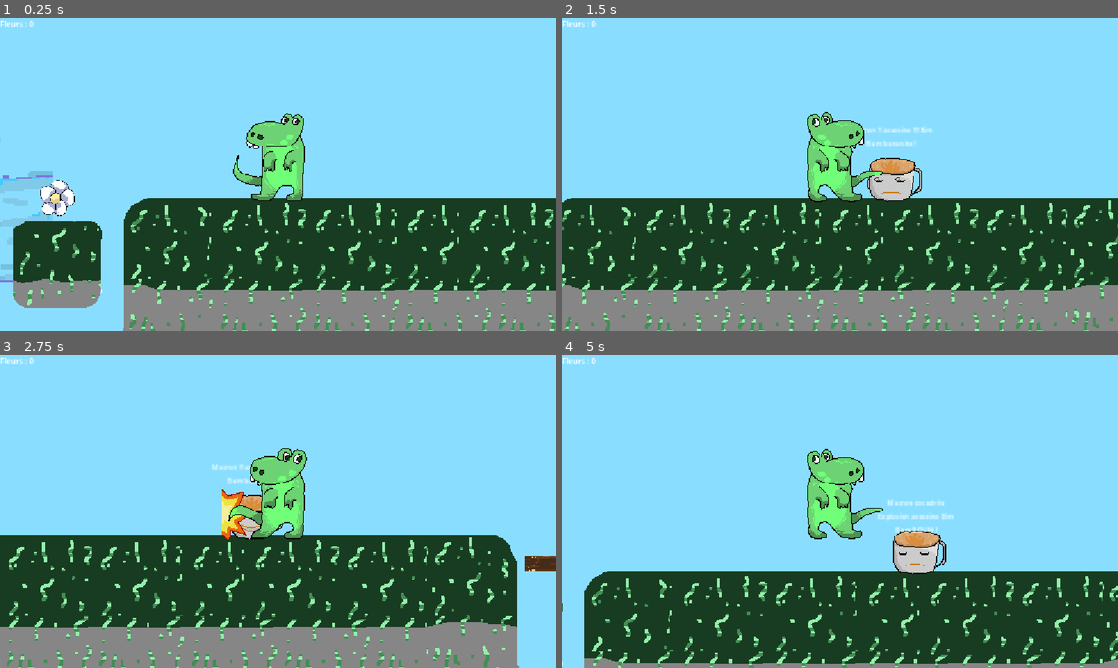
Above: before the commit, frames 1-4 (two rows, left to right).
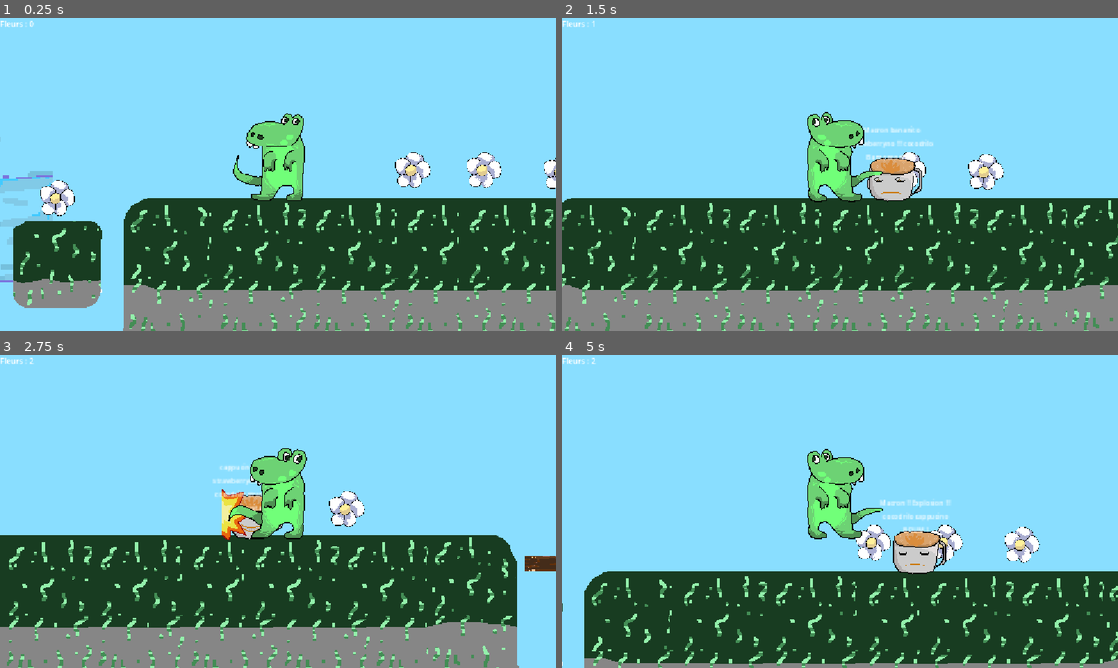
Above: after the commit, the same moments.

Repository: Tchetchouille/Chaos-Jam
Game: Godot game, scene res://platformer/main(mei).tscn
Same seed, same stepped clock (60 frames per second), same inputs: the game is played once before the commit and once after it. This scene is started directly instead of the project's main scene.
Inputs (mouse positions are in pixels of both pictures, inside the frame that each line leads up to):
- Up to frame 1 (0.25 s): no input
- Up to frame 2 (1.5 s): tap Enter (ui_accept) at 0.5, 0.77 s; move the mouse to (595, 33) at 0.52 s; hold V 0.53-1.28 s; hold Right (ui_right) from 0.53 s (still down); click (595, 33) at 0.67 s; move the mouse to (728, 190) at 1.27 s; tap V at 1.35 s
- Up to frame 3 (2.75 s): tap Enter (ui_accept) at 1.52 s; move the mouse to (333, 442) at 2.02 s; release Right (ui_right) at 2.03 s; hold Left (ui_left) from 2.03 s (still down); hold V from 2.03 s (still down)
- Up to frame 4 (5 s): move the mouse to (812, 574) at 2.77 s; release Left (ui_left) at 2.78 s; release V at 2.78 s; hold Right (ui_right) 2.78-3.5 s; tap V at 2.85 s; click (812, 574) at 2.92 s; tap Enter (ui_accept) at 3.02, 4.52 s; click "Go !" at 3.5 s; move the mouse to (1006, 558) at 4.27 s; hold Right (ui_right) from 4.28 s (still down); hold V from 4.28 s (still down)

The runs differ from the first frame. In frame 1, 1.2% of the frame differs, in the area x 71-100%, y 42-55%; in frame 2, 1.0%; in frame 3, 0.8%; in frame 4, 1.6%, in the area x 5-86%, y 1-67%.

Commit message:
blblbl

Diff:
--- a/chaos-aaaaaaaaaaaaaaaaaaaah/platformer/main(mei).tscn
+++ b/chaos-aaaaaaaaaaaaaaaaaaaah/platformer/main(mei).tscn
@@ -9,13 +9,16 @@
 [ext_resource type="Texture2D" uid="uid://c2h4aerrjxq43" path="res://assets/éléments autres/platform_through.png" id="6_x6y6t"]
 [ext_resource type="PackedScene" uid="uid://q202rr2v34pt" path="res://platformer/player.tscn" id="7_jcepq"]
 [ext_resource type="Texture2D" uid="uid://cr32mop1xr5wt" path="res://assets/tileset/tileset_foncé.png" id="7_m5x68"]
-[ext_resource type="PackedScene" path="res://platformer/flower.tscn" id="8_m5x68"]
+[ext_resource type="PackedScene" uid="uid://c2d5phnpa07we" path="res://platformer/flower.tscn" id="8_m5x68"]
 [ext_resource type="PackedScene" uid="uid://7ksnaclv1ne6" path="res://ennemies/capuccino_ennemy.tscn" id="9_4l00c"]
 [ext_resource type="Texture2D" uid="uid://o2mnn6rcbq84" path="res://assets/tileset/platform_through2.png" id="9_g57wg"]
 [ext_resource type="Texture2D" uid="uid://nv4a62qq232h" path="res://assets/éléments autres/cloud1.png" id="11_h81ds"]
 [ext_resource type="Texture2D" uid="uid://v6ihgnr5njat" path="res://assets/éléments autres/cloud2.png" id="12_fkwi2"]
 [ext_resource type="Texture2D" uid="uid://bqklacdeq8egw" path="res://assets/éléments autres/cloud3.png" id="13_fkwi2"]
-[ext_resource type="Script" uid="uid://8jpj6bs0rklr" path="res://platformer/currency_display.gd" id="16_m5x68"]
+[ext_resource type="Script" path="res://platformer/currency_display.gd" id="16_m5x68"]
+[ext_resource type="Texture2D" uid="uid://bp5kv6vkwage" path="res://assets/éléments autres/fish_2.png" id="16_ttkid"]
+[ext_resource type="Texture2D" uid="uid://cax77acvx1wet" path="res://assets/éléments autres/fish_1.png" id="17_23pxe"]
+[ext_resource type="Texture2D" uid="uid://b57hodlknk4nt" path="res://assets/éléments autres/fish_3.png" id="18_cya7w"]
 
 [sub_resource type="TileSetAtlasSource" id="TileSetAtlasSource_kjevp"]
 texture = ExtResource("2_ife05")
@@ -3973,6 +3976,310 @@
 &"cloud10": SubResource("Animation_wbc8y")
 }
 
+[sub_resource type="Animation" id="Animation_pturg"]
+length = 0.001
+tracks/0/type = "value"
+tracks/0/imported = false
+tracks/0/enabled = true
+tracks/0/path = NodePath(".:position")
+tracks/0/interp = 1
+tracks/0/loop_wrap = true
+tracks/0/keys = {
+"times": PackedFloat32Array(0),
+"transitions": PackedFloat32Array(1),
+"update": 0,
+"values": [Vector2(-9647, 509)]
+}
+
+[sub_resource type="Animation" id="Animation_jlhs5"]
+resource_name = "fish_3"
+length = 20.0
+loop_mode = 2
+tracks/0/type = "value"
+tracks/0/imported = false
+tracks/0/enabled = true
+tracks/0/path = NodePath(".:position")
+tracks/0/interp = 1
+tracks/0/loop_wrap = true
+tracks/0/keys = {
+"times": PackedFloat32Array(0, 19.933332),
+"transitions": PackedFloat32Array(1, 1),
+"update": 0,
+"values": [Vector2(-9647, 509), Vector2(-9647, 58)]
+}
+
+[sub_resource type="AnimationLibrary" id="AnimationLibrary_30mfy"]
+_data = {
+&"RESET": SubResource("Animation_pturg"),
+&"fish_3": SubResource("Animation_jlhs5")
+}
+
+[sub_resource type="Animation" id="Animation_dtgyb"]
+length = 0.001
+tracks/0/type = "value"
+tracks/0/imported = false
+tracks/0/enabled = true
+tracks/0/path = NodePath(".:position")
+tracks/0/interp = 1
+tracks/0/loop_wrap = true
+tracks/0/keys = {
+"times": PackedFloat32Array(0),
+"transitions": PackedFloat32Array(1),
+"update": 0,
+"values": [Vector2(-3811, 1570)]
+}
+
+[sub_resource type="Animation" id="Animation_u3ata"]
+resource_name = "fish_1"
+length = 300.0
+loop_mode = 1
+tracks/0/type = "value"
+tracks/0/imported = false
+tracks/0/enabled = true
+tracks/0/path = NodePath(".:position")
+tracks/0/interp = 1
+tracks/0/loop_wrap = true
+tracks/0/keys = {
+"times": PackedFloat32Array(0, 299.93332),
+"transitions": PackedFloat32Array(1, 1),
+"update": 0,
+"values": [Vector2(-3811, 1570), Vector2(6360, 1570)]
+}
+
+[sub_resource type="AnimationLibrary" id="AnimationLibrary_0jgr0"]
+_data = {
+&"RESET": SubResource("Animation_dtgyb"),
+&"fish_1": SubResource("Animation_u3ata")
+}
+
+[sub_resource type="Animation" id="Animation_3gs8j"]
+length = 0.001
+tracks/0/type = "value"
+tracks/0/imported = false
+tracks/0/enabled = true
+tracks/0/path = NodePath(".:position")
+tracks/0/interp = 1
+tracks/0/loop_wrap = true
+tracks/0/keys = {
+"times": PackedFloat32Array(0),
+"transitions": PackedFloat32Array(1),
+"update": 0,
+"values": [Vector2(6429, 1459)]
+}
+
+[sub_resource type="Animation" id="Animation_hfc5i"]
+resource_name = "fish_2"
+length = 400.0
+loop_mode = 1
+tracks/0/type = "value"
+tracks/0/imported = false
+tracks/0/enabled = true
+tracks/0/path = NodePath(".:position")
+tracks/0/interp = 1
+tracks/0/loop_wrap = true
+tracks/0/keys = {
+"times": PackedFloat32Array(0, 400),
+"transitions": PackedFloat32Array(1, 1),
+"update": 0,
+"values": [Vector2(6429, 1459), Vector2(-3811, 1459)]
+}
+
+[sub_resource type="AnimationLibrary" id="AnimationLibrary_alfdf"]
+_data = {
+&"RESET": SubResource("Animation_3gs8j"),
+&"fish_2": SubResource("Animation_hfc5i")
+}
+
+[sub_resource type="Animation" id="Animation_4ynax"]
+length = 0.001
+tracks/0/type = "value"
+tracks/0/imported = false
+tracks/0/enabled = true
+tracks/0/path = NodePath(".:position")
+tracks/0/interp = 1
+tracks/0/loop_wrap = true
+tracks/0/keys = {
+"times": PackedFloat32Array(0),
+"transitions": PackedFloat32Array(1),
+"update": 0,
+"values": [Vector2(-1845, 1797)]
+}
+
+[sub_resource type="Animation" id="Animation_j7wel"]
+resource_name = "fish_4"
+length = 20.0
+loop_mode = 2
+tracks/0/type = "value"
+tracks/0/imported = false
+tracks/0/enabled = true
+tracks/0/path = NodePath(".:position")
+tracks/0/interp = 1
+tracks/0/loop_wrap = true
+tracks/0/keys = {
+"times": PackedFloat32Array(0, 19.9),
+"transitions": PackedFloat32Array(1, 1),
+"update": 0,
+"values": [Vector2(-1845, 1797), Vector2(-1845, 1452)]
+}
+
+[sub_resource type="AnimationLibrary" id="AnimationLibrary_edkab"]
+_data = {
+&"RESET": SubResource("Animation_4ynax"),
+&"fish_4": SubResource("Animation_j7wel")
+}
+
+[sub_resource type="Animation" id="Animation_o2d1h"]
+length = 0.001
+tracks/0/type = "value"
+tracks/0/imported = false
+tracks/0/enabled = true
+tracks/0/path = NodePath(".:position")
+tracks/0/interp = 1
+tracks/0/loop_wrap = true
+tracks/0/keys = {
+"times": PackedFloat32Array(0),
+"transitions": PackedFloat32Array(1),
+"update": 0,
+"values": [Vector2(-582, 1901)]
+}
+
+[sub_resource type="Animation" id="Animation_e7kci"]
+resource_name = "fish_5"
+length = 40.0
+loop_mode = 2
+tracks/0/type = "value"
+tracks/0/imported = false
+tracks/0/enabled = true
+tracks/0/path = NodePath(".:position")
+tracks/0/interp = 1
+tracks/0/loop_wrap = true
+tracks/0/keys = {
+"times": PackedFloat32Array(0, 39.89),
+"transitions": PackedFloat32Array(1, 1),
+"update": 0,
+"values": [Vector2(-582, 1901), Vector2(-582, 1435)]
+}
+
+[sub_resource type="AnimationLibrary" id="AnimationLibrary_toyff"]
+_data = {
+&"RESET": SubResource("Animation_o2d1h"),
+&"fish_5": SubResource("Animation_e7kci")
+}
+
+[sub_resource type="Animation" id="Animation_dnxux"]
+length = 0.001
+tracks/0/type = "value"
+tracks/0/imported = false
+tracks/0/enabled = true
+tracks/0/path = NodePath(".:position")
+tracks/0/interp = 1
+tracks/0/loop_wrap = true
+tracks/0/keys = {
+"times": PackedFloat32Array(0),
+"transitions": PackedFloat32Array(1),
+"update": 0,
+"values": [Vector2(853, 1533)]
+}
+
+[sub_resource type="Animation" id="Animation_x2v40"]
+resource_name = "fish6"
+length = 20.0
+loop_mode = 1
+tracks/0/type = "value"
+tracks/0/imported = false
+tracks/0/enabled = true
+tracks/0/path = NodePath(".:position")
+tracks/0/interp = 1
+tracks/0/loop_wrap = true
+tracks/0/keys = {
+"times": PackedFloat32Array(0, 19.95),
+"transitions": PackedFloat32Array(1, 1),
+"update": 0,
+"values": [Vector2(853, 1533), Vector2(-3581, 1533)]
+}
+
+[sub_resource type="AnimationLibrary" id="AnimationLibrary_ykjdy"]
+_data = {
+&"RESET": SubResource("Animation_dnxux"),
+&"fish6": SubResource("Animation_x2v40")
+}
+
+[sub_resource type="Animation" id="Animation_0jgr0"]
+length = 0.001
+tracks/0/type = "value"
+tracks/0/imported = false
+tracks/0/enabled = true
+tracks/0/path = NodePath(".:position")
+tracks/0/interp = 1
+tracks/0/loop_wrap = true
+tracks/0/keys = {
+"times": PackedFloat32Array(0),
+"transitions": PackedFloat32Array(1),
+"update": 0,
+"values": [Vector2(1044, 1636)]
+}
+
+[sub_resource type="Animation" id="Animation_alfdf"]
+resource_name = "fish7"
+length = 30.0
+loop_mode = 1
+tracks/0/type = "value"
+tracks/0/imported = false
+tracks/0/enabled = true
+tracks/0/path = NodePath(".:position")
+tracks/0/interp = 1
+tracks/0/loop_wrap = true
+tracks/0/keys = {
+"times": PackedFloat32Array(0, 29.93),
+"transitions": PackedFloat32Array(1, 1),
+"update": 0,
+"values": [Vector2(1044, 1636), Vector2(5603, 1636)]
+}
+
+[sub_resource type="AnimationLibrary" id="AnimationLibrary_4ynax"]
+_data = {
+&"RESET": SubResource("Animation_0jgr0"),
+&"fish7": SubResource("Animation_alfdf")
+}
+
+[sub_resource type="Animation" id="Animation_edkab"]
+length = 0.001
+tracks/0/type = "value"
+tracks/0/imported = false
+tracks/0/enabled = true
+tracks/0/path = NodePath(".:position")
+tracks/0/interp = 1
+tracks/0/loop_wrap = true
+tracks/0/keys = {
+"times": PackedFloat32Array(0),
+"transitions": PackedFloat32Array(1),
+"update": 0,
+"values": [Vector2(2808, 1924)]
+}
+
+[sub_resource type="Animation" id="Animation_toyff"]
+resource_name = "fish9"
+length = 40.0
+loop_mode = 2
+tracks/0/type = "value"
+tracks/0/imported = false
+tracks/0/enabled = true
+tracks/0/path = NodePath(".:position")
+tracks/0/interp = 1
+tracks/0/loop_wrap = true
+tracks/0/keys = {
+"times": PackedFloat32Array(0, 39.910004),
+"transitions": PackedFloat32Array(1, 1),
+"update": 0,
+"values": [Vector2(2808, 1924), Vector2(2808, 1427)]
+}
+
+[sub_resource type="AnimationLibrary" id="AnimationLibrary_dnxux"]
+_data = {
+&"RESET": SubResource("Animation_edkab"),
+&"fish9": SubResource("Animation_toyff")
+}
+
 [sub_resource type="WorldBoundaryShape2D" id="WorldBoundaryShape2D_x6y6t"]
 normal = Vector2(-1, 0)
 
@@ -4373,6 +4680,153 @@
 
 [node name="flower121" parent="flowers" unique_id=1923083811 instance=ExtResource("8_m5x68")]
 position = Vector2(5276, 1075)
+
+[node name="flower122" parent="flowers" unique_id=619713150 instance=ExtResource("8_m5x68")]
+position = Vector2(138, -19)
+
+[node name="flower123" parent="flowers" unique_id=1461584750 instance=ExtResource("8_m5x68")]
+position = Vector2(212, -19)
+
+[node name="flower124" parent="flowers" unique_id=1884135899 instance=ExtResource("8_m5x68")]
+position = Vector2(292, -17)
+
+[node name="flower125" parent="flowers" unique_id=1077937709 instance=ExtResource("8_m5x68")]
+position = Vector2(1202, 1673)
+
+[node name="flower126" parent="flowers" unique_id=2018237093 instance=ExtResource("8_m5x68")]
+position = Vector2(1278, 1673)
+
+[node name="flower127" parent="flowers" unique_id=1775202530 instance=ExtResource("8_m5x68")]
+position = Vector2(1356, 1674)
+
+[node name="flower128" parent="flowers" unique_id=860561419 instance=ExtResource("8_m5x68")]
+position = Vector2(1433, 1674)
+
+[node name="flower129" parent="flowers" unique_id=1102333240 instance=ExtResource("8_m5x68")]
+position = Vector2(1527, 1675)
+
+[node name="flower130" parent="flowers" unique_id=779633862 instance=ExtResource("8_m5x68")]
+position = Vector2(1612, 1679)
+
+[node name="flower131" parent="flowers" unique_id=1779786514 instance=ExtResource("8_m5x68")]
+position = Vector2(1694, 1679)
+
+[node name="flower132" parent="flowers" unique_id=1908487862 instance=ExtResource("8_m5x68")]
+position = Vector2(-2522, 1656)
+
+[node name="flower133" parent="flowers" unique_id=452378848 instance=ExtResource("8_m5x68")]
+position = Vector2(-2906, 1676)
+
+[node name="flower134" parent="flowers" unique_id=200550809 instance=ExtResource("8_m5x68")]
+position = Vector2(-3120, 1707)
+
+[node name="flower135" parent="flowers" unique_id=305673219 instance=ExtResource("8_m5x68")]
+position = Vector2(4365, 1283)
+
+[node name="flower136" parent="flowers" unique_id=195261248 instance=ExtResource("8_m5x68")]
+position = Vector2(4364, 1345)
+
+[node name="flower137" parent="flowers" unique_id=64148765 instance=ExtResource("8_m5x68")]
+position = Vector2(4362, 1411)
+
+[node name="flower138" parent="flowers" unique_id=958798421 instance=ExtResource("8_m5x68")]
+position = Vector2(4363, 1489)
+
+[node name="flower139" parent="flowers" unique_id=739093639 instance=ExtResource("8_m5x68")]
+position = Vector2(4360, 1566)
+
+[node name="flower140" parent="flowers" unique_id=1802228235 instance=ExtResource("8_m5x68")]
+position = Vector2(4360, 1629)
+
+[node name="flower141" parent="flowers" unique_id=1449234801 instance=ExtResource("8_m5x68")]
+position = Vector2(4360, 1702)
+
+[node name="flower142" parent="flowers" unique_id=1083614672 instance=ExtResource("8_m5x68")]
+position = Vector2(-1542, 1658)
+
+[node name="flower143" parent="flowers" unique_id=1508093042 instance=ExtResource("8_m5x68")]
+position = Vector2(-1269, 1661)
+
+[node name="flower144" parent="flowers" unique_id=1858872431 instance=ExtResource("8_m5x68")]
+position = Vector2(-1013, 1678)
+
+[node name="flower145" parent="flowers" unique_id=956787021 instance=ExtResource("8_m5x68")]
+position = Vector2(-899, 1713)
+
+[node name="flower146" parent="flowers" unique_id=1251040629 instance=ExtResource("8_m5x68")]
+position = Vector2(-794, 1742)
+
+[node name="flower147" parent="flowers" unique_id=1332364376 instance=ExtResource("8_m5x68")]
+position = Vector2(-1552, 1092)
+
+[node name="flower148" parent="flowers" unique_id=1266916121 instance=ExtResource("8_m5x68")]
+position = Vector2(-839, 1076)
+
+[node name="flower149" parent="flowers" unique_id=1301257071 instance=ExtResource("8_m5x68")]
+position = Vector2(-749, 1089)
+
+[node name="flower150" parent="flowers" unique_id=1594675739 instance=ExtResource("8_m5x68")]
+position = Vector2(-350, 1108)
+
+[node name="flower151" parent="flowers" unique_id=852945692 instance=ExtResource("8_m5x68")]
+position = Vector2(157, 1091)
+
+[node name="flower152" parent="flowers" unique_id=1473327777 instance=ExtResource("8_m5x68")]
+position = Vector2(-373, 1774)
+
+[node name="flower153" parent="flowers" unique_id=2007699670 instance=ExtResource("8_m5x68")]
+position = Vector2(-256, 1757)
+
+[node name="flower154" parent="flowers" unique_id=983455752 instance=ExtResource("8_m5x68")]
+position = Vector2(-146, 1724)
+
+[node name="flower155" parent="flowers" unique_id=372085662 instance=ExtResource("8_m5x68")]
+position = Vector2(-30, 1693)
+
+[node name="flower156" parent="flowers" unique_id=544241506 instance=ExtResource("8_m5x68")]
+position = Vector2(76, 1663)
+
+[node name="flower157" parent="flowers" unique_id=1830709471 instance=ExtResource("8_m5x68")]
+position = Vector2(191, 1629)
+
+[node name="flower158" parent="flowers" unique_id=1640645703 instance=ExtResource("8_m5x68")]
+position = Vector2(942, 1454)
+
+[node name="flower159" parent="flowers" unique_id=1646933306 instance=ExtResource("8_m5x68")]
+position = Vector2(1157, 1475)
+
+[node name="flower160" parent="flowers" unique_id=271722652 instance=ExtResource("8_m5x68")]
+position = Vector2(1429, 1469)
+
+[node name="flower161" parent="flowers" unique_id=831706466 instance=ExtResource("8_m5x68")]
+position = Vector2(1722, 1469)
+
+[node name="flower162" parent="flowers" unique_id=1660225444 instance=ExtResource("8_m5x68")]
+position = Vector2(2504, 1680)
+
+[node name="flower163" parent="flowers" unique_id=1888737505 instance=ExtResource("8_m5x68")]
+position = Vector2(2411, 1676)
+
+[node name="flower164" parent="flowers" unique_id=1777426234 instance=ExtResource("8_m5x68")]
+position = Vector2(2312, 1676)
+
+[node name="flower165" parent="flowers" unique_id=1597981070 instance=ExtResource("8_m5x68")]
+position = Vector2(3676, 1200)
+
+[node name="flower166" parent="flowers" unique_id=793715091 instance=ExtResource("8_m5x68")]
+position = Vector2(3863, 1218)
+
+[node name="flower167" parent="flowers" unique_id=713419610 instance=ExtResource("8_m5x68")]
+position = Vector2(4045, 1218)
+
+[node name="flower168" parent="flowers" unique_id=1019700108 instance=ExtResource("8_m5x68")]
+position = Vector2(5472, 600)
+
+[node name="flower169" parent="flowers" unique_id=1782929207 instance=ExtResource("8_m5x68")]
+position = Vector2(5582, 605)
+
+[node name="flower170" parent="flowers" unique_id=460495699 instance=ExtResource("8_m5x68")]
+position = Vector2(5475, 1555)
 
 [node name="Capuccino" parent="." unique_id=1427683859 instance=ExtResource("9_4l00c")]
 position = Vector2(370, -15)
@@ -4477,6 +4931,91 @@
 libraries/ = SubResource("AnimationLibrary_dtgyb")
 autoplay = &"cloud10"
 
+[node name="fish" type="Node" parent="backgroud2" unique_id=971568933]
+
+[node name="Sprite2D3" type="Sprite2D" parent="backgroud2/fish" unique_id=1860307194]
+z_index = -2
+texture_filter = 1
+position = Vector2(-9647, 509)
+texture = ExtResource("16_ttkid")
+
+[node name="AnimationPlayer" type="AnimationPlayer" parent="backgroud2/fish/Sprite2D3" unique_id=22577138]
+libraries/ = SubResource("AnimationLibrary_30mfy")
+autoplay = &"fish_3"
+
+[node name="Sprite2D" type="Sprite2D" parent="backgroud2/fish" unique_id=1844634988]
+z_index = -2
+texture_filter = 1
+position = Vector2(-3811, 1570)
+texture = ExtResource("17_23pxe")
+
+[node name="AnimationPlayer" type="AnimationPlayer" parent="backgroud2/fish/Sprite2D" unique_id=1934757361]
+libraries/ = SubResource("AnimationLibrary_0jgr0")
+autoplay = &"fish_1"
+
+[node name="Sprite2D2" type="Sprite2D" parent="backgroud2/fish" unique_id=2137932333]
+z_index = -2
+texture_filter = 1
+position = Vector2(6429, 1459)
+texture = ExtResource("18_cya7w")
+
+[node name="AnimationPlayer" type="AnimationPlayer" parent="backgroud2/fish/Sprite2D2" unique_id=1991873433]
+libraries/ = SubResource("AnimationLibrary_alfdf")
+autoplay = &"fish_2"
+
+[node name="Sprite2D4" type="Sprite2D" parent="backgroud2/fish" unique_id=2085388940]
+z_index = -2
+texture_filter = 1
+position = Vector2(-1845, 1797)
+texture = ExtResource("16_ttkid")
+
+[node name="AnimationPlayer" type="AnimationPlayer" parent="backgroud2/fish/Sprite2D4" unique_id=1348365104]
+libraries/ = SubResource("AnimationLibrary_edkab")
+autoplay = &"fish_4"
+
+[node name="Sprite2D5" type="Sprite2D" parent="backgroud2/fish" unique_id=1891138562]
+z_index = -2
+texture_filter = 1
+position = Vector2(-582, 1901)
+texture = ExtResource("16_ttkid")
+
+[node name="AnimationPlayer" type="AnimationPlayer" parent="backgroud2/fish/Sprite2D5" unique_id=1452351869]
+libraries/ = SubResource("AnimationLibrary_toyff")
+autoplay = &"fish_5"
+
+[node name="Sprite2D6" type="Sprite2D" parent="backgroud2/fish" unique_id=1637553666]
+z_index = -2
+texture_filter = 1
+position = Vector2(853, 1533)
+scale = Vector2(0.5, 0.5)
+texture = ExtResource("18_cya7w")
+
+[node name="AnimationPlayer" type="AnimationPlayer" parent="backgroud2/fish/Sprite2D6" unique_id=1552579222]
+libraries/ = SubResource("AnimationLibrary_ykjdy")
+autoplay = &"fish6"
+
+[node name="Sprite2D7" type="Sprite2D" parent="backgroud2/fish" unique_id=382885916]
+z_index = -2
+texture_filter = 1
+position = Vector2(1044, 1636)
+scale = Vector2(0.5, 0.5)
+texture = ExtResource("17_23pxe")
+
+[node name="AnimationPlayer" type="AnimationPlayer" parent="backgroud2/fish/Sprite2D7" unique_id=873780285]
+libraries/ = SubResource("AnimationLibrary_4ynax")
+autoplay = &"fish7"
+
+[node name="Sprite2D8" type="Sprite2D" parent="backgroud2/fish" unique_id=409757983]
+z_index = -2
+texture_filter = 1
+position = Vector2(2808, 1924)
+scale = Vector2(0.5, 0.5)
+texture = ExtResource("16_ttkid")
+
+[node name="AnimationPlayer" type="AnimationPlayer" parent="backgroud2/fish/Sprite2D8" unique_id=653497060]
+libraries/ = SubResource("AnimationLibrary_dnxux")
+autoplay = &"fish9"
+
 [node name="mur invisible" type="StaticBody2D" parent="." unique_id=1598440981]
 position = Vector2(6007, 736)
 
Binary file added: chaos-aaaaaaaaaaaaaaaaaaaah/assets/éléments autres/fish_1.png
Not shown, added: chaos-aaaaaaaaaaaaaaaaaaaah/assets/éléments autres/fish_1.png.import
Binary file added: chaos-aaaaaaaaaaaaaaaaaaaah/assets/éléments autres/fish_2.png
Not shown, added: chaos-aaaaaaaaaaaaaaaaaaaah/assets/éléments autres/fish_2.png.import
Binary file added: chaos-aaaaaaaaaaaaaaaaaaaah/assets/éléments autres/fish_3.png
Not shown, added: chaos-aaaaaaaaaaaaaaaaaaaah/assets/éléments autres/fish_3.png.import
Not shown: 1 places in chaos-aaaaaaaaaaaaaaaaaaaah/platformer/main(mei).tscn that only renumber resources
